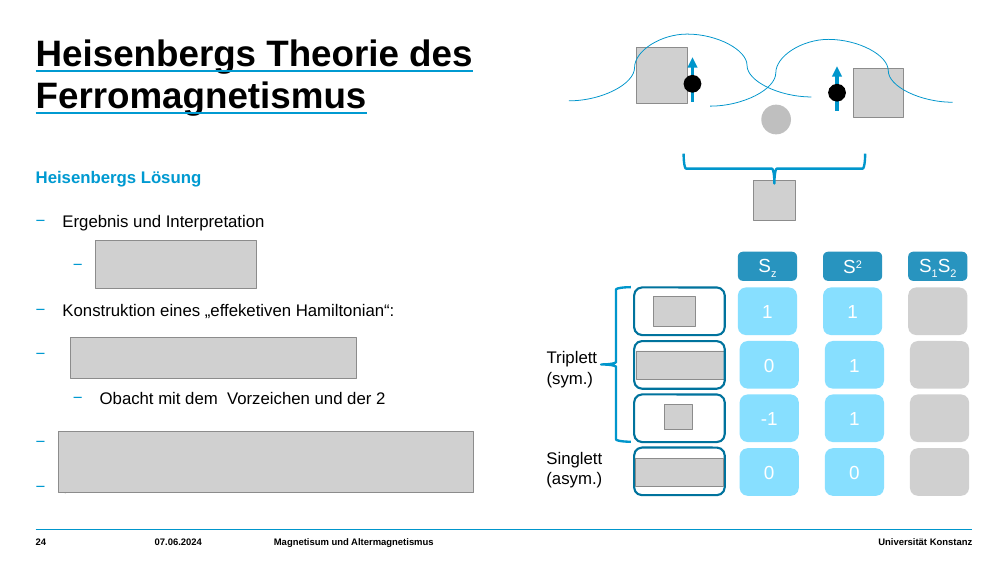
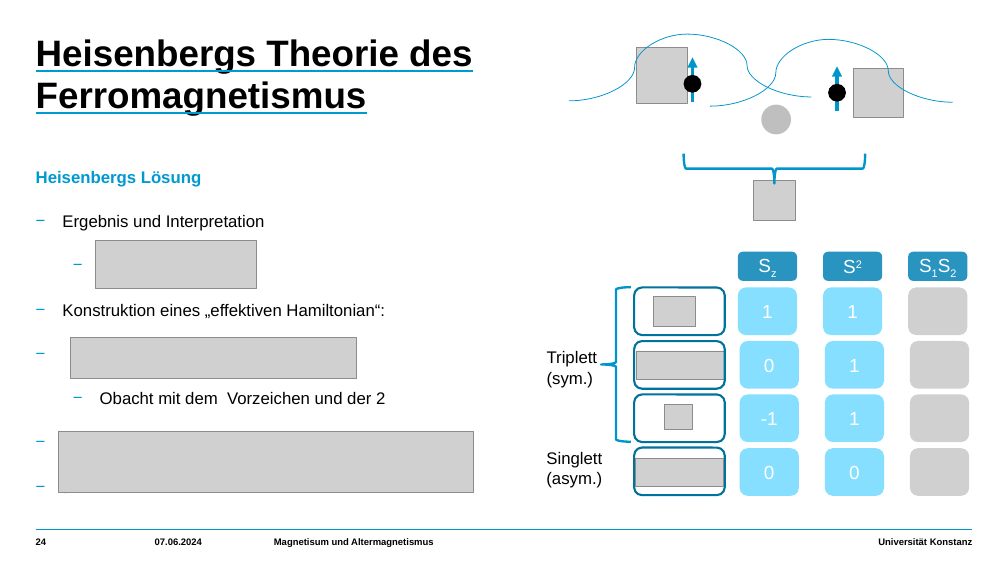
Before and after one commit to HolykingJulex/EstimateSeminar, a slide deck: slide 24 of Vortrag.pptx. Drawn at 1008x567 pixels with LibreOffice and Linux fonts; fonts in the diff are those of the drawing; grey boxes stand for pictures. Boxes give left, top, right and bottom in pixels: in the first picture for what was removed or moved away, otherwise in the second. Text is boxed around its words. In the diff, an @@ line names an element or a change of style, - is before the commit and + after.

```diff
--- a/Vortrag.pptx
+++ b/Vortrag.pptx
@@ text at box(62, 304, 385, 318): text changed @@
-    − Konstruktion eines „effeketiven Hamiltonian“:
+    − Konstruktion eines „effektiven Hamiltonian“:
```
Also in this commit, not shown: 20 other slides changed, 8 slides added, 2 other files.
